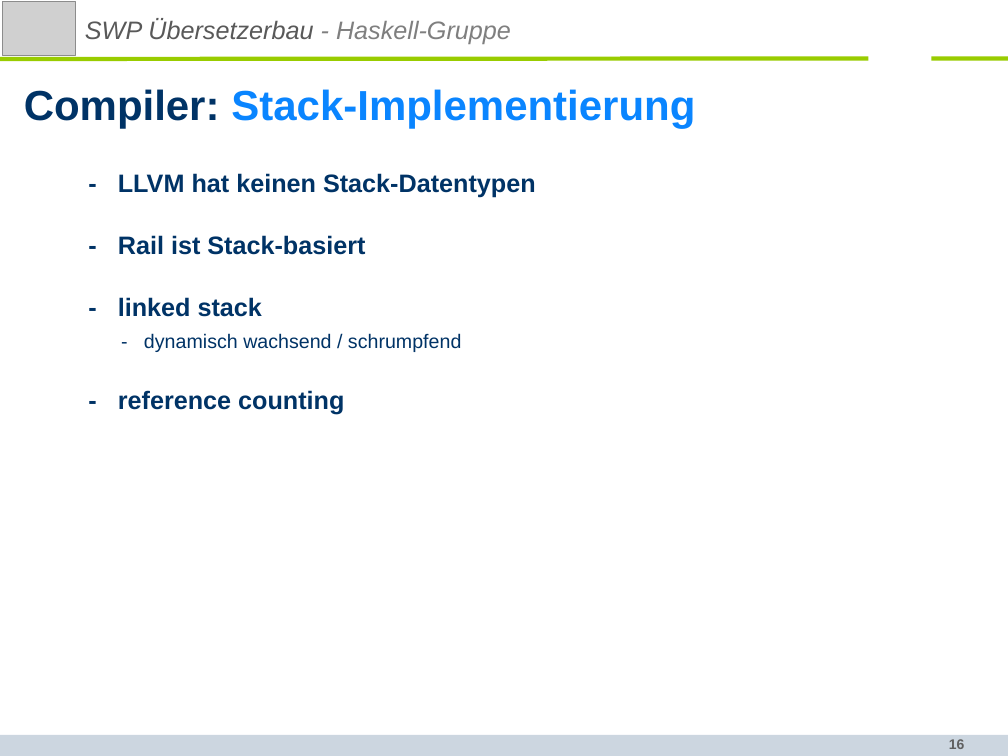
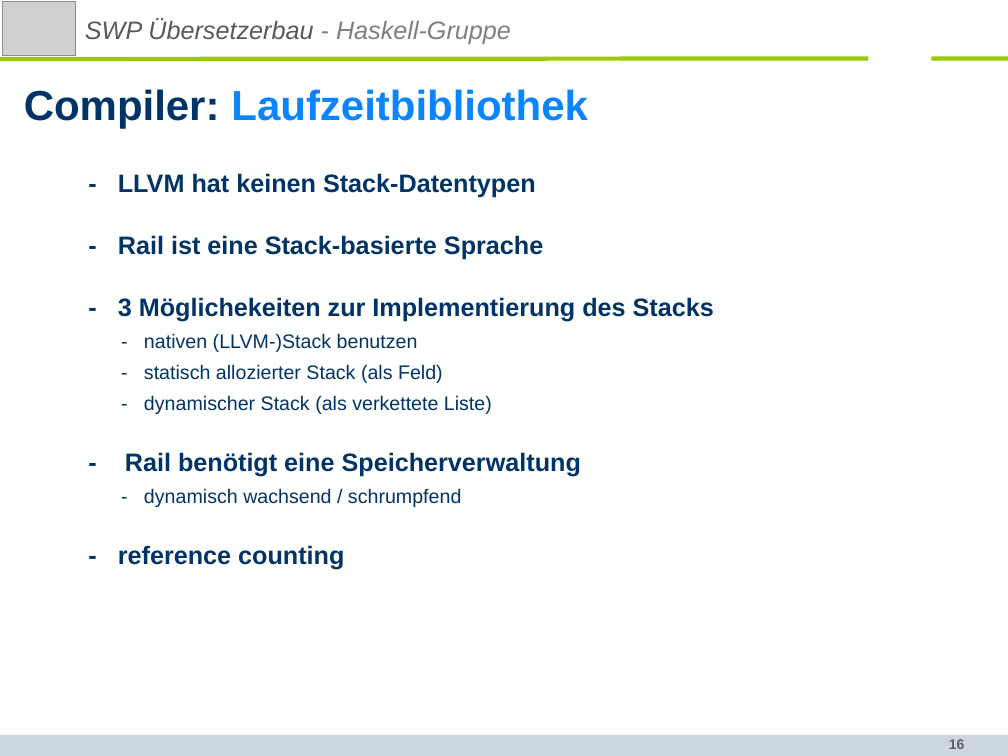
Before and after one commit to SWP-Ubau-SoSe2014-Haskell/SWPSoSe14, a slide deck: slide 16 of documentation/SWPSoSe14MS3.ppt. Drawn at 1008x756 pixels with LibreOffice and Linux fonts; fonts in the diff are those of the drawing; grey boxes stand for pictures; background and template pictures are left out. Boxes give left, top, right and bottom in pixels: in the first picture for what was removed or moved away, otherwise in the second. Text is boxed around its words. In the diff, an @@ line names an element or a change of style, - is before the commit and + after.

```diff
--- a/documentation/SWPSoSe14MS3.ppt
+++ b/documentation/SWPSoSe14MS3.ppt
@@ title at (24, 89, 588, 129): text changed @@
-Compiler: Stack-Implementierung
+Compiler: Laufzeitbibliothek
@@ text at (118, 235, 714, 477): text changed @@
-- Rail ist Stack-basiert
-- linked stack
+- Rail ist eine Stack-basierte Sprache
+- 3 Möglichekeiten zur Implementierung des Stacks
+- nativen (LLVM-)Stack benutzen
+- statisch allozierter Stack (als Feld)
+- dynamischer Stack (als verkettete Liste)
+- Rail benötigt eine Speicherverwaltung
```
Also in this commit, not shown: 3 other slides changed.
